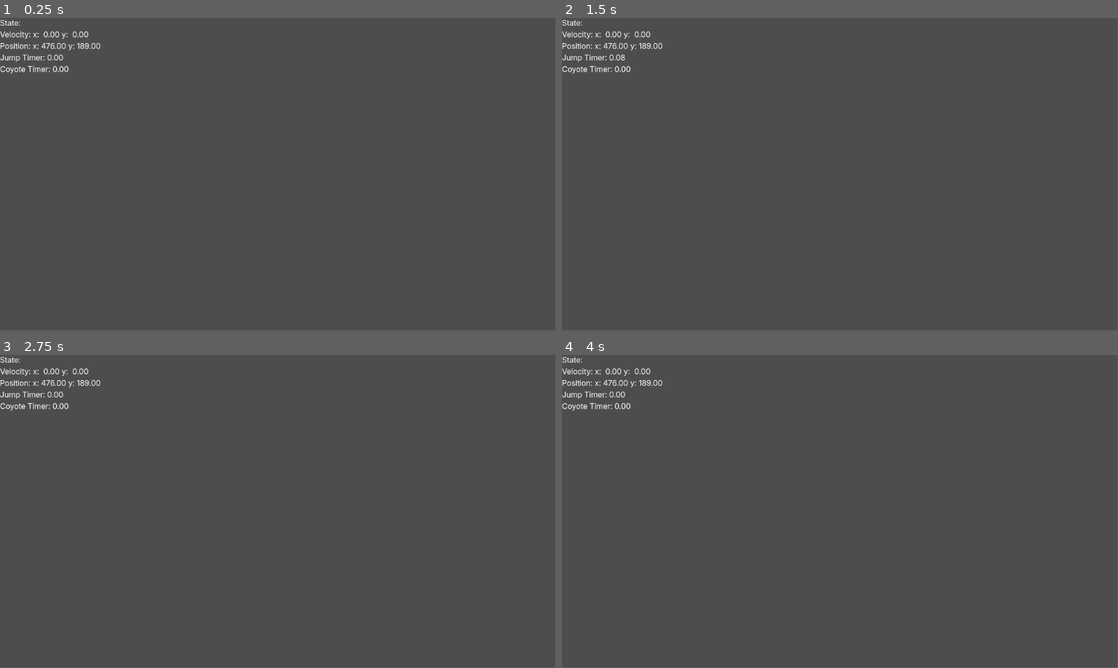
Above: before the commit, frames 1-4 (two rows, left to right).
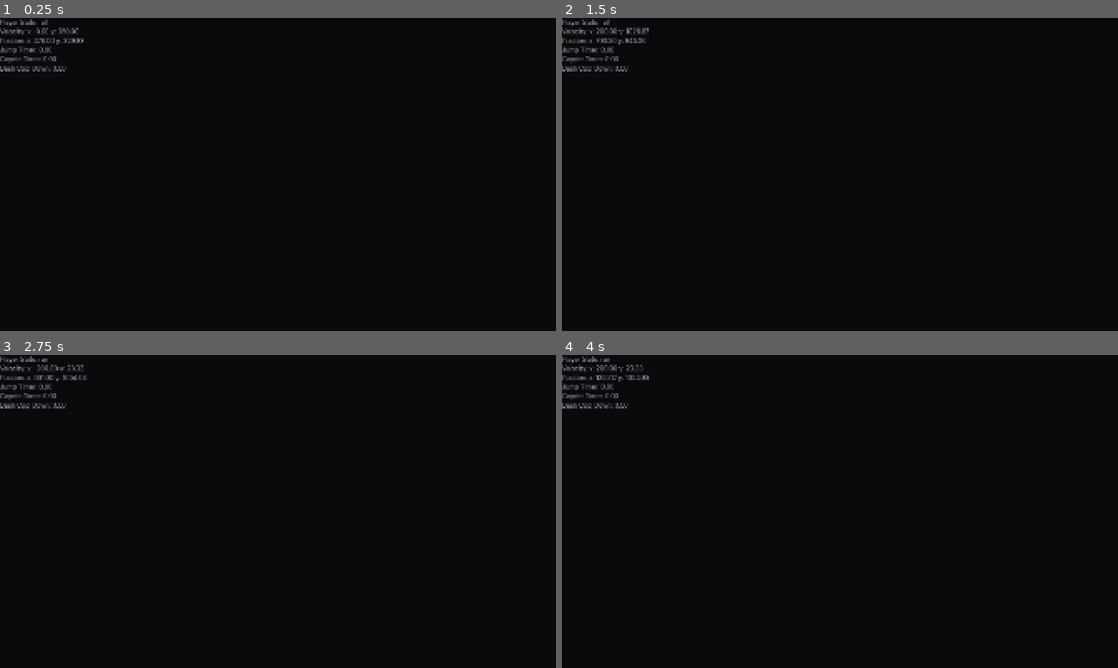
Above: after the commit, the same moments.

Repository: SinaMajdieh/boss-room
Game: Godot game, scene res://scenes/level.tscn
Two runs of this game, one before a commit and one after it. Both use one fixed random seed, a clock stepped at 60 frames per second and the inputs below.
Inputs:
- Up to frame 1 (0.25 s): no input
- Up to frame 2 (1.5 s): tap Enter at 0.5 s; hold Space (jump) 0.53-1.28 s; hold D (right) from 0.53 s (still down); tap Shift (dash, bound only after the commit) at 0.6 s; tap Space (jump) at 1.35 s
- Up to frame 3 (2.75 s): tap Space (jump) at 1.52, 1.82 s; tap Shift (dash, bound only after the commit) at 1.55, 2.1 s; release D (right) at 2.03 s; hold A (left) from 2.03 s (still down); hold Space (jump) from 2.03 s (still down)
- Up to frame 4 (4 s): release A (left) at 2.78 s; release Space (jump) at 2.78 s; hold D (right) from 2.78 s (still down); tap Shift (dash, bound only after the commit) at 2.85 s; tap Space (jump) at 3.02, 3.32 s; hold Space (jump) from 3.53 s (still down)
In our replay, the window is 799x449 before the commit and 800x450 after it. These sizes can differ from the game's own. Grey fills any space a smaller window leaves; there, only what the larger window draws over its background counts as a difference.

The runs differ from the first frame. In frame 1, 99% of the frame differs, in the area x 0-100%, y 0-100%; in frame 2, 99%; in frame 3, 99%; in frame 4, 99%.
Error before the commit: Invalid call. Nonexistent function 'apply_movement' in base 'Nil'. (res://scripts/player/states/idle.gd:4)

Commit message:
Dash Ability added with a new CollisionShape Handler - Dash in air or while on ground - Dash cool down - Dash collision shape Added a collision shape handler for player to switch collision shape Aesthetics Improvement a bit

Diff:
--- a/player_debug_menu.tscn
+++ b/player_debug_menu.tscn
@@ -1,10 +1,11 @@
-[gd_scene load_steps=6 format=3 uid="uid://e0yemhp07eov"]
+[gd_scene load_steps=7 format=3 uid="uid://e0yemhp07eov"]
 
 [ext_resource type="Script" uid="uid://bxw45vtmgp7x6" path="res://scripts/player_debug_menu/player_state.gd" id="1_1xyl6"]
 [ext_resource type="Script" uid="uid://bshjho61pkluw" path="res://scripts/player_debug_menu/jump_timer.gd" id="2_8bl0l"]
 [ext_resource type="Script" uid="uid://dr108mbhicaai" path="res://scripts/player_debug_menu/velocity.gd" id="2_r4825"]
 [ext_resource type="Script" uid="uid://l75vk7eqalfp" path="res://scripts/player_debug_menu/position.gd" id="3_fl6t8"]
 [ext_resource type="Script" uid="uid://wk6fb421aysx" path="res://scripts/player_debug_menu/coyote_timer.gd" id="5_fl6t8"]
+[ext_resource type="Script" uid="uid://btmo8x4etyw0w" path="res://scripts/player_debug_menu/dash_cool_down.gd" id="6_0cfry"]
 
 [node name="PlayerDebugMenu" type="Control"]
 layout_mode = 3
@@ -23,25 +24,42 @@
 
 [node name="State" type="Label" parent="VBoxContainer"]
 layout_mode = 2
+theme_override_colors/font_color = Color(0.65882355, 0.62352943, 0.6862745, 1)
+theme_override_font_sizes/font_size = 22
 text = "State: "
 script = ExtResource("1_1xyl6")
 
 [node name="Velocity" type="Label" parent="VBoxContainer"]
 layout_mode = 2
+theme_override_colors/font_color = Color(0.65882355, 0.62352943, 0.6862745, 1)
+theme_override_font_sizes/font_size = 22
 text = "Velocity: "
 script = ExtResource("2_r4825")
 
 [node name="Position" type="Label" parent="VBoxContainer"]
 layout_mode = 2
+theme_override_colors/font_color = Color(0.65882355, 0.62352943, 0.6862745, 1)
+theme_override_font_sizes/font_size = 22
 text = "Position: "
 script = ExtResource("3_fl6t8")
 
 [node name="JumpTimer" type="Label" parent="VBoxContainer"]
 layout_mode = 2
+theme_override_colors/font_color = Color(0.65882355, 0.62352943, 0.6862745, 1)
+theme_override_font_sizes/font_size = 22
 text = "Jump Timer: "
 script = ExtResource("2_8bl0l")
 
 [node name="CoyoteTimer" type="Label" parent="VBoxContainer"]
 layout_mode = 2
+theme_override_colors/font_color = Color(0.65882355, 0.62352943, 0.6862745, 1)
+theme_override_font_sizes/font_size = 22
 text = "Coyote Timer: "
 script = ExtResource("5_fl6t8")
+
+[node name="DashCoolDown" type="Label" parent="VBoxContainer"]
+layout_mode = 2
+theme_override_colors/font_color = Color(0.65882355, 0.62352943, 0.6862745, 1)
+theme_override_font_sizes/font_size = 22
+text = "Dash Cool Down: "
+script = ExtResource("6_0cfry")
--- a/project.godot
+++ b/project.godot
@@ -13,6 +13,12 @@
 config/name="BossLevel"
 run/main_scene="uid://bju6odsd6u31m"
 config/features=PackedStringArray("4.5", "Forward Plus")
+
+[display]
+
+window/size/viewport_width=1920
+window/size/viewport_height=1080
+window/stretch/mode="canvas_items"
 
 [global_group]
 
@@ -39,3 +45,12 @@
 "events": [Object(InputEventKey,"resource_local_to_scene":false,"resource_name":"","device":-1,"window_id":0,"alt_press …(191 unchanged characters)…
 ]
 }
+dash={
+"deadzone": 0.2,
+"events": [Object(InputEventKey,"resource_local_to_scene":false,"resource_name":"","device":-1,"window_id":0,"alt_pressed":false,"shift_pressed":false,"ctrl_pressed":false,"meta_pressed":false,"pressed":false,"keycode":0,"physical_keycode":4194325,"key_label":0,"unicode":0,"location":0,"echo":false,"script":null)
+]
+}
+
+[rendering]
+
+environment/defaults/default_clear_color=Color(0.039215688, 0.039215688, 0.047058824, 1)
--- a/scenes/level.tscn
+++ b/scenes/level.tscn
@@ -3,28 +3,48 @@
 [ext_resource type="PackedScene" uid="uid://e5nefeqvv66d" path="res://scenes/player.tscn" id="1_u52ul"]
 [ext_resource type="PackedScene" uid="uid://e0yemhp07eov" path="res://player_debug_menu.tscn" id="2_k5f4k"]
 
+[sub_resource type="WorldBoundaryShape2D" id="WorldBoundaryShape2D_vonw3"]
+
 [sub_resource type="RectangleShape2D" id="RectangleShape2D_w7c3h"]
 size = Vector2(88.5, 12)
-
-[sub_resource type="WorldBoundaryShape2D" id="WorldBoundaryShape2D_vonw3"]
 
 [node name="Level" type="Node2D"]
 
 [node name="Player" parent="." instance=ExtResource("1_u52ul")]
 position = Vector2(476, 189)
 
-[node name="Platform" type="StaticBody2D" parent="."]
-position = Vector2(-183, -10)
-
-[node name="CollisionShape2D" type="CollisionShape2D" parent="Platform"]
-position = Vector2(660, 250)
-shape = SubResource("RectangleShape2D_w7c3h")
-one_way_collision = true
-
 [node name="Floor" type="StaticBody2D" parent="."]
-position = Vector2(564, 343)
+position = Vector2(960, 1080)
 
 [node name="CollisionShape2D" type="CollisionShape2D" parent="Floor"]
+position = Vector2(1, 0)
 shape = SubResource("WorldBoundaryShape2D_vonw3")
 
 [node name="PlayerDebugMenu" parent="." instance=ExtResource("2_k5f4k")]
+
+[node name="Platforms" type="Node2D" parent="."]
+position = Vector2(0, 900)
+
+[node name="Platform" type="StaticBody2D" parent="Platforms"]
+position = Vector2(800, 0)
+
+[node name="CollisionShape2D" type="CollisionShape2D" parent="Platforms/Platform"]
+shape = SubResource("RectangleShape2D_w7c3h")
+one_way_collision = true
+debug_color = Color(0.28627452, 0.27450982, 0.30980393, 1)
+
+[node name="Platform2" type="StaticBody2D" parent="Platforms"]
+position = Vector2(500, 0)
+
+[node name="CollisionShape2D" type="CollisionShape2D" parent="Platforms/Platform2"]
+shape = SubResource("RectangleShape2D_w7c3h")
+one_way_collision = true
+debug_color = Color(0.28627452, 0.27450982, 0.30980393, 1)
+
+[node name="Platform3" type="StaticBody2D" parent="Platforms"]
+position = Vector2(200, 0)
+
+[node name="CollisionShape2D" type="CollisionShape2D" parent="Platforms/Platform3"]
+shape = SubResource("RectangleShape2D_w7c3h")
+one_way_collision = true
+debug_color = Color(0.28627452, 0.27450982, 0.30980393, 1)
--- a/scenes/player.tscn
+++ b/scenes/player.tscn
@@ -1,27 +1,55 @@
-[gd_scene load_steps=11 format=3 uid="uid://e5nefeqvv66d"]
+[gd_scene load_steps=14 format=3 uid="uid://e5nefeqvv66d"]
 
 [ext_resource type="Script" uid="uid://dwmje6n7m1ip" path="res://scripts/player/player.gd" id="1_xhfnw"]
 [ext_resource type="Script" uid="uid://c5h6mtgbt70v4" path="res://scripts/state_machine/state_machine.gd" id="2_6t5aa"]
+[ext_resource type="Script" uid="uid://dd03qhd78hq3d" path="res://scripts/player/collision.gd" id="2_d2wvv"]
 [ext_resource type="Script" uid="uid://ciyeqcbv66srx" path="res://scripts/player/states/idle.gd" id="3_6t5aa"]
 [ext_resource type="Script" uid="uid://hho1luvqsprw" path="res://scripts/player/states/run.gd" id="4_vgqql"]
 [ext_resource type="Script" uid="uid://y6wiowo66kps" path="res://scripts/player/states/fall.gd" id="5_x3wgy"]
 [ext_resource type="Script" uid="uid://bibmucmc3ek0s" path="res://scripts/player/states/jump.gd" id="6_3smsa"]
-[ext_resource type="Script" uid="uid://huv7d7i2cxll" path="res://scripts/player/movemnt.gd" id="7_3smsa"]
+[ext_resource type="Script" uid="uid://ds6sl1fngx7d2" path="res://scripts/player/states/dash.gd" id="7_y4r1p"]
 [ext_resource type="Script" uid="uid://cjjvlrv0gh2iv" path="res://scripts/player/timers/jump.gd" id="8_8erm5"]
+[ext_resource type="Script" uid="uid://cy6rsrausb6jx" path="res://scripts/player/movement/precise_movement.gd" id="9_d2wvv"]
 [ext_resource type="Script" uid="uid://clwqpjdntciw1" path="res://scripts/player/timers/coyote.gd" id="9_ur7pv"]
 
 [sub_resource type="CapsuleShape2D" id="CapsuleShape2D_kpjcp"]
 height = 50.0
 
-[node name="Player" type="CharacterBody2D" node_paths=PackedStringArray("movement", "state_machine", "jump_timer", "coyote_timer") groups=["player"]]
+[sub_resource type="CapsuleShape2D" id="CapsuleShape2D_y4r1p"]
+
+[node name="Player" type="CharacterBody2D" node_paths=PackedStringArray("movement", "state_machine", "collision_controller", "jump_timer", "coyote_timer") groups=["player"]]
 script = ExtResource("1_xhfnw")
 movement = NodePath("PlayerMovement")
 state_machine = NodePath("StateMachine")
+collision_controller = NodePath("PlayerCollisionController")
 jump_timer = NodePath("Timers/JumpTimer")
 coyote_timer = NodePath("Timers/CoyoteTimer")
 
-[node name="CollisionShape2D" type="CollisionShape2D" parent="."]
+[node name="Collision" type="CollisionShape2D" parent="."]
 shape = SubResource("CapsuleShape2D_kpjcp")
+debug_color = Color(0.23921569, 0.12156863, 0.15686275, 1)
+
+[node name="DashCollision" type="CollisionShape2D" parent="."]
+visible = false
+position = Vector2(0, 10)
+shape = SubResource("CapsuleShape2D_y4r1p")
+disabled = true
+debug_color = Color(0.23921569, 0.12156863, 0.15686275, 1)
+
+[node name="PlayerCollisionController" type="Node" parent="." node_paths=PackedStringArray("collisions", "current_collision")]
+script = ExtResource("2_d2wvv")
+collisions = {
+"dash": NodePath("../DashCollision"),
+"default": NodePath("../Collision")
+}
+current_collision = NodePath("../Collision")
+metadata/_custom_type_script = "uid://dd03qhd78hq3d"
+
+[node name="PlayerMovement" type="Node" parent="." node_paths=PackedStringArray("player")]
+script = ExtResource("9_d2wvv")
+jump_force = 615.0
+player = NodePath("..")
+metadata/_custom_type_script = "uid://cj1s224kcep31"
 
 [node name="StateMachine" type="Node" parent="." node_paths=PackedStringArray("initial_state")]
 script = ExtResource("2_6t5aa")
@@ -48,11 +76,13 @@
 player = NodePath("../..")
 metadata/_custom_type_script = "uid://dg6fyq3asbqgo"
 
-[node name="PlayerMovement" type="Node" parent="." node_paths=PackedStringArray("player")]
-script = ExtResource("7_3smsa")
-jump_force = 615.0
-player = NodePath("..")
-metadata/_custom_type_script = "uid://huv7d7i2cxll"
+[node name="Dash" type="Node" parent="StateMachine" node_paths=PackedStringArray("dash_timer", "dash_cool_down", "player")]
+script = ExtResource("7_y4r1p")
+dash_speed = 1350.0
+dash_timer = NodePath("../../Timers/DashTimer")
+dash_cool_down = NodePath("../../Timers/DashCoolDown")
+player = NodePath("../..")
+metadata/_custom_type_script = "uid://dg6fyq3asbqgo"
 
 [node name="Timers" type="Node" parent="."]
 
@@ -66,3 +96,13 @@
 one_shot = true
 script = ExtResource("9_ur7pv")
 player = NodePath("../..")
+
+[node name="DashTimer" type="Timer" parent="Timers"]
+wait_time = 0.12
+one_shot = true
+
+[node name="DashCoolDown" type="Timer" parent="Timers"]
+wait_time = 0.5
+one_shot = true
+
+[connection signal="timeout" from="Timers/DashTimer" to="StateMachine/Dash" method="_on_dash_timer_timeout"]
--- /dev/null
+++ b/scripts/player/collision.gd
@@ -0,0 +1,21 @@
+extends Node
+class_name PlayerCollisionController
+
+@export var collisions: Dictionary[String, CollisionShape2D]
+@export var current_collision: CollisionShape2D
+
+func switch(collision_name: String) -> void:
+    var collision: CollisionShape2D = collisions.get(collision_name)
+    if not collision or collision == current_collision:
+        return
+    if current_collision:
+        _disable_collision(current_collision)
+    _enable_collision(collision)
+    current_collision = collision
+func _disable_collision(collision: CollisionShape2D) -> void:
+    collision.disabled = true
+    collision.visible = false
+
+func _enable_collision(collision: CollisionShape2D) -> void:
+    collision.disabled = false
+    collision.visible = true
--- a/scripts/player/player.gd
+++ b/scripts/player/player.gd
@@ -4,6 +4,7 @@
 @export_category("Components")
 @export var movement: PlayerMovement
 @export var state_machine: StateMachine
+@export var collision_controller: PlayerCollisionController
 
 @export_category("Timers")
 @export var jump_timer: Timer
--- /dev/null
+++ b/scripts/player/states/dash.gd
@@ -0,0 +1,36 @@
+extends PlayerState
+
+@export var dash_speed: float = 900.0
+@export var dash_timer: Timer
+@export var dash_cool_down: Timer
+
+var previous_velocity: float
+var dash_direction: float = 0.0
+
+func enter(_previous_state: String) -> void:
+	player.collision_controller.switch("dash")
+	dash_direction = PlayerInput.get_direction()
+	previous_velocity = player.velocity.x
+	if not dash_direction:
+		dash_direction = 1.0
+
+	dash_timer.start()
+
+func on_physics_process(_delta: float) -> void:
+	player.velocity.x = dash_direction * dash_speed
+	player.velocity.y = 0
+
+func exit() -> void:
+	player.collision_controller.switch("default")
+	player.velocity.x = 0.0
+	dash_cool_down.start()
+
+
+func _on_dash_timer_timeout() -> void:
+	if player.is_on_floor():
+		transition.emit("idle")
+	else:
+		transition.emit("fall")
+
+func can_transition() -> bool:
+	return dash_cool_down.is_stopped()
--- a/scripts/player/states/fall.gd
+++ b/scripts/player/states/fall.gd
@@ -5,13 +5,14 @@
 		check_jump_input()
 	if player.is_on_floor():
 		transition.emit("idle")
+	check_dash()
 
 func on_physics_process(delta: float) -> void:
 	player.movement.apply_movement(delta)
 
 func enter(previous_state: String) -> void:
-	if previous_state != "jump":
+	if previous_state not in ["jump", "dash"]:
 		player.coyote_timer.start()
 
 func can_transition() -> bool:
-	return not player.is_on_floor() and player.velocity.y > 0.0
+	return not player.is_on_floor() and player.velocity.y >= 0.0
--- a/scripts/player/states/idle.gd
+++ b/scripts/player/states/idle.gd
@@ -7,6 +7,7 @@
 	check_movement_input()
 	check_jump_input()
 	check_falling()
+	check_dash()
 
 func can_transition() -> bool:
 	return player.is_on_floor()
--- a/scripts/player/states/jump.gd
+++ b/scripts/player/states/jump.gd
@@ -5,6 +5,7 @@
 
 func on_process(_delta: float) -> void:
     check_falling()
+    check_dash()
 
 func enter(_previous_state: String) -> void:
     if debug:
--- a/scripts/player/states/player_state.gd
+++ b/scripts/player/states/player_state.gd
@@ -15,3 +15,7 @@
 func check_jump_input() -> void:
 	if not player.jump_timer.is_stopped():
 		transition.emit("jump")
+
+func check_dash() -> void:
+	if PlayerInput.just_dashed():
+		transition.emit("dash")
--- a/scripts/player/states/run.gd
+++ b/scripts/player/states/run.gd
@@ -6,6 +6,7 @@
 func on_process(_delta: float) -> void:
 	check_falling()
 	check_jump_input()
+	check_dash()
 	if player.velocity.x == 0:
 		transition.emit("idle")
 
--- /dev/null
+++ b/scripts/player_debug_menu/dash_cool_down.gd
@@ -0,0 +1,14 @@
+extends Label
+var dash_cool_down: Timer = null
+
+func _ready() -> void:
+    var player: Player = get_tree().get_nodes_in_group("player")[0]
+    if not player:
+        push_warning("[]Player Debug Menu: Dash Cool Down]: No player was found")
+        return
+    dash_cool_down = player.get_node("Timers/DashCoolDown")
+
+func _process(_delta: float) -> void:
+    if not dash_cool_down:
+        return
+    text = "Dash Cool Down: %2.2f" % dash_cool_down.time_left
--- a/scripts/player_input.gd
+++ b/scripts/player_input.gd
@@ -6,5 +6,8 @@
 static func is_jumping() -> bool:
     return Input.is_action_pressed("jump")
 
+static func just_dashed() -> bool:
+    return Input.is_action_just_pressed("dash")
+
 static func get_direction() -> float:
     return Input.get_axis("left", "right")
Not shown, added: scripts/player/collision.gd.uid
Not shown, added: scripts/player/states/dash.gd.uid
Not shown, added: scripts/player_debug_menu/dash_cool_down.gd.uid
